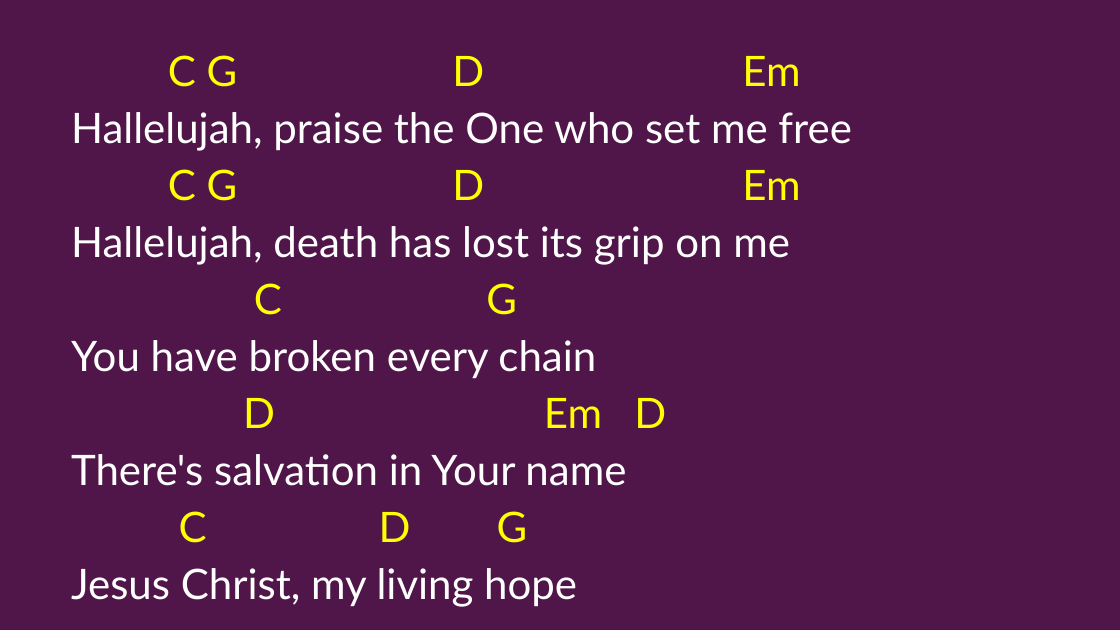
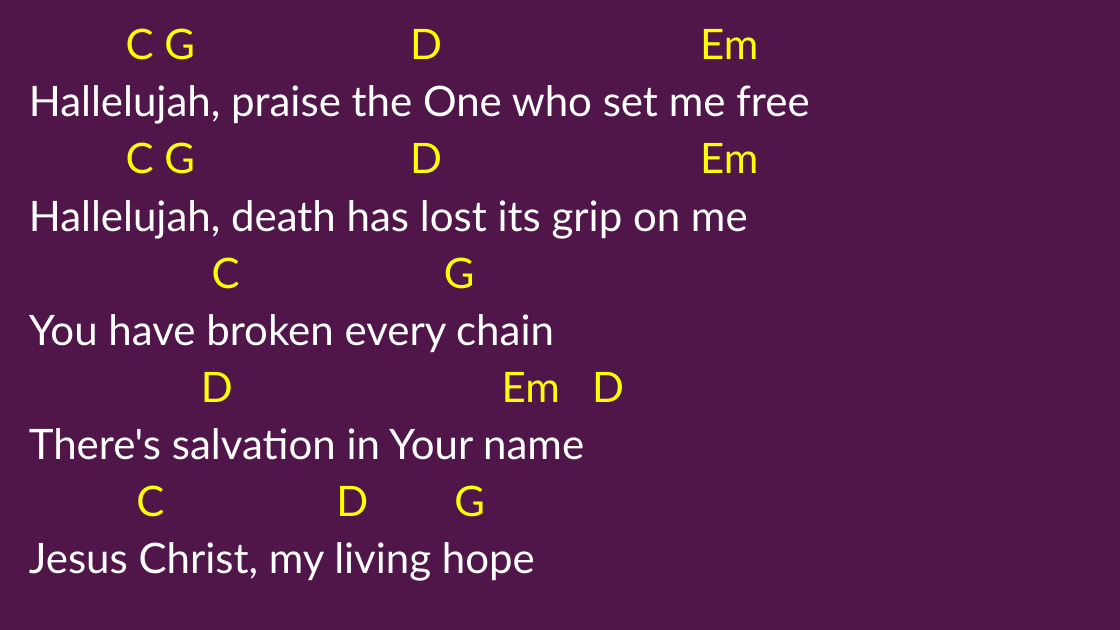
Before and after one commit to kendall412/worship, a slide deck: slide 3 of TEMPLATE_CH.pptx. Drawn at 1120x630 pixels with LibreOffice and Linux fonts; fonts in the diff are those of the drawing. Boxes give left, top, right and bottom in pixels: in the first picture for what was removed or moved away, otherwise in the second. Text is boxed around its words. In the diff, an @@ line names an element or a change of style, - is before the commit and + after.

```diff
--- a/TEMPLATE_CH.pptx
+++ b/TEMPLATE_CH.pptx
@@ subtitle "C G D Em": place and size @@
-subtitle "C G D Em" at [71,55,851,607]
+subtitle "C G D Em" at [29,28,809,581]
```
Also in this commit, not shown: 1 other slide changed, 6 other files.
